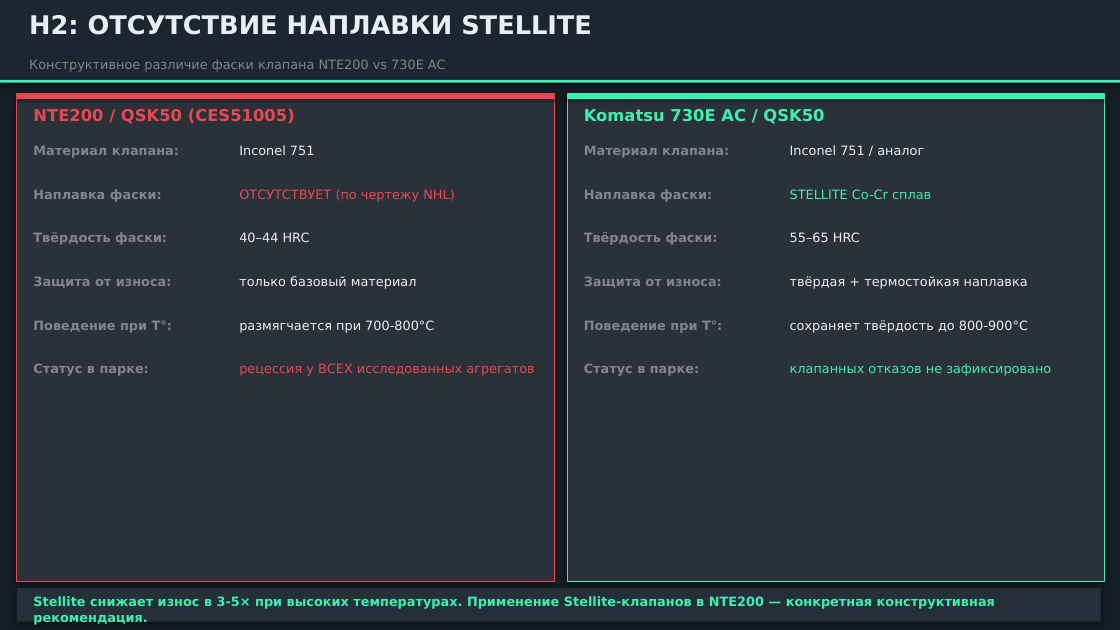
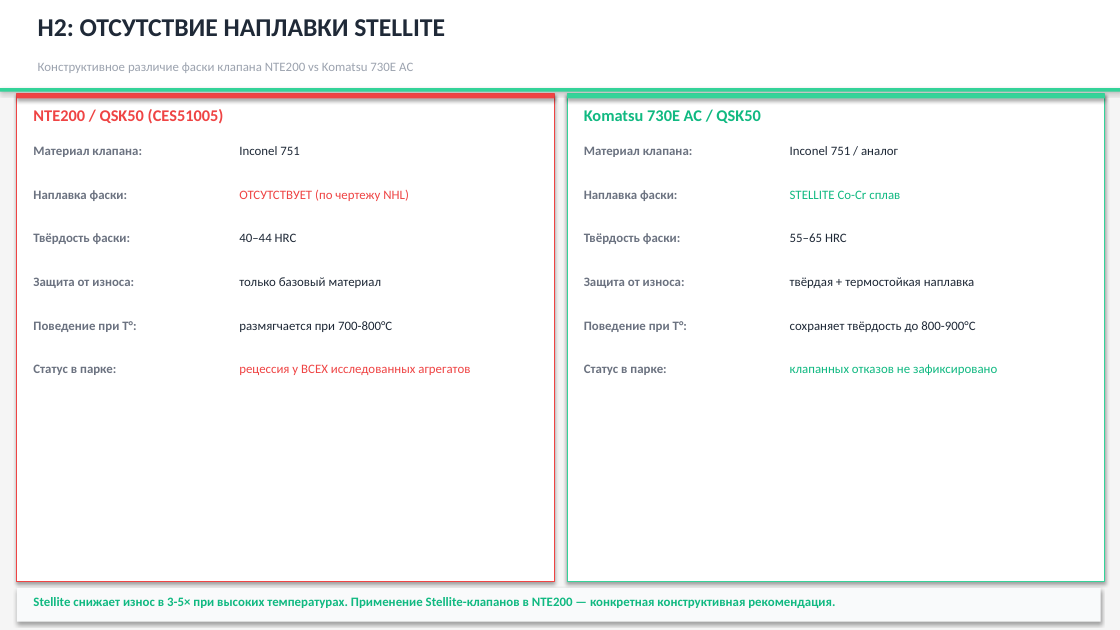
Before and after one commit to victorekuznetsov/NTE200, a slide deck: slide 13 of Презентация_анализ_клапанов_QSK50_NTE200.pptx. Drawn at 1120x630 pixels with LibreOffice and Linux fonts; fonts in the diff are those of the drawing. Boxes give left, top, right and bottom in pixels: in the first picture for what was removed or moved away, otherwise in the second. Text is boxed around its words. In the diff, an @@ line names an element or a change of style, - is before the commit and + after.

```diff
--- a/Презентация_анализ_клапанов_QSK50_NTE200.pptx
+++ b/Презентация_анализ_клапанов_QSK50_NTE200.pptx
@@ background #141C24 to #F5F5F5 @@
@@ rectangle: place and size @@
-rectangle at box(0, 0, 1120, 80)
+rectangle at box(0, 0, 1120, 88)
@@ rectangle at box(0, 0, 1120, 88): fill #1C2630 to #FFFFFF @@
@@ font DejaVu Sans to Calibri, text colour #E8EDF6 to #1F2937 in 9 elements at box(239, 146, 300, 155), box(239, 233, 297, 242), box(239, 277, 382, 288), box(239, 321, 392, 332), box(790, 146, 898, 155), box(790, 233, 847, 242), box(790, 277, 975, 288), box(790, 321, 975, 332), box(38, 19, 445, 36) @@
@@ text "H2: ОТСУТСТВИЕ НАПЛАВКИ STELLITE": place and size @@
-text "H2: ОТСУТСТВИЕ НАПЛАВКИ STELLITE" at box(29, 15, 592, 35)
+text "H2: ОТСУТСТВИЕ НАПЛАВКИ STELLITE" at box(38, 19, 445, 36)
@@ rectangle at box(0, 88, 1120, 92): fill #3EF0AF to #34D399 @@
@@ rectangle: place and size @@
-rectangle at box(0, 80, 1120, 83)
+rectangle at box(0, 88, 1120, 92)
@@ text at box(38, 62, 413, 73): text changed; font DejaVu Sans to Calibri; text colour #80868B to #9CA3AF @@
-Конструктивное различие фаски клапана NTE200 vs 730E AC
+Конструктивное различие фаски клапана NTE200 vs Komatsu 730E AC
@@ rectangle at box(17, 94, 555, 581): fill #2A3138 to #FFFFFF; outline #E84855 1 pt to #EF4444 1 pt @@
@@ rectangle at box(17, 94, 555, 98): fill #E84855 to #EF4444 @@
@@ rectangle at box(567, 94, 1105, 581): fill #2A3138 to #FFFFFF; outline #3EF0AF 1 pt to #34D399 1 pt @@
@@ rectangle at box(567, 94, 1105, 98): fill #3EF0AF to #34D399 @@
@@ font DejaVu Sans to Calibri, text colour #E84855 to #EF4444 in 3 elements at box(33, 109, 224, 123), box(239, 190, 409, 201), box(239, 364, 470, 375) @@
@@ font DejaVu Sans to Calibri, text colour #80868B to #6B7280 in 12 elements at box(33, 146, 142, 157), box(33, 190, 127, 201), box(33, 233, 130, 244), box(33, 277, 134, 288), box(33, 321, 136, 332), box(33, 364, 116, 375), box(584, 146, 693, 157), box(584, 190, 677, 201), box(584, 233, 680, 244), box(584, 277, 685, 288), box(584, 321, 687, 332), box(584, 364, 666, 375) @@
@@ rectangle at box(17, 588, 1101, 622): fill #242F39 to #F9FAFB @@
@@ font DejaVu Sans to Calibri, text colour #3EF0AF to #10B981 in 4 elements at box(584, 110, 760, 123), box(790, 190, 900, 199), box(790, 364, 997, 375), box(33, 597, 835, 608) @@
```
Also in this commit, not shown: 13 other slides changed, 6 slides added, 6 slides removed, 1 other file.
